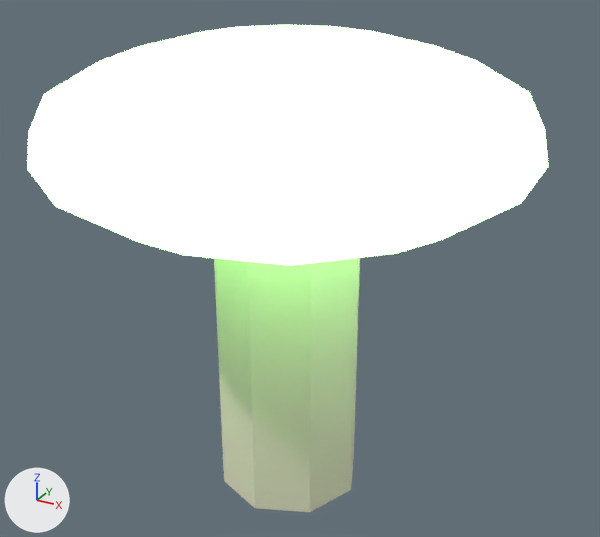
Before and after pictures for a commit that changed the glTF model assets/models/env/whispering_mire/glow_mushroom.glb.
Before and after are seen from a 50 mm camera at (0.602, -1.058, 0.929) aimed at (0.018, 0.003, 0.398). Arrows for +X, +Y and +Z are at lower left; the lights stay in place. The picture after the commit comes second. Vertices at exactly the same position are counted once.

Objects in the first picture: 'glow_mushroom'.
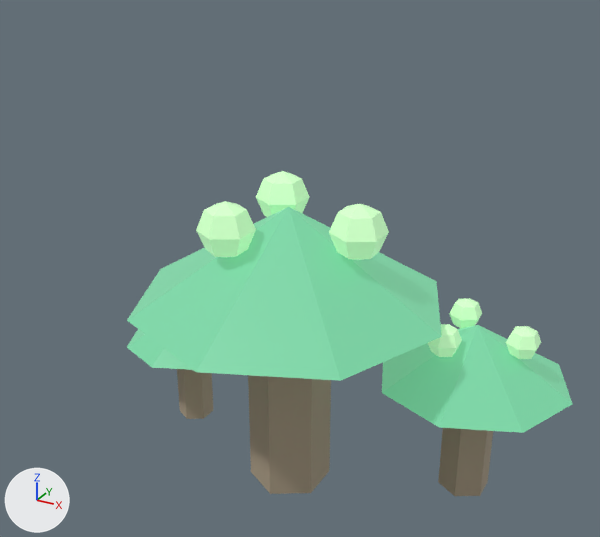
Location of each change, (x1, y1, x2, y2) in pixels of the pictures (600 x 537 px):
'glow_mushroom', recoloured, surface changed, reshaped, moved (15% narrower, 33% shorter): before (27, 25, 548, 512); after (127, 171, 572, 496)
part 1 of me_cylinder, added (beige): after (248, 375, 331, 494)
part 2 of me_cylinder, added (beige): after (438, 428, 493, 496)
part 3 of me_cylinder, added (beige): after (177, 369, 213, 419)
part 4 of me_cylinder, added (green): after (127, 207, 442, 381)
part 5 of me_cylinder, added (green): after (382, 325, 572, 433)
part 6 of me_cylinder, added (green): after (127, 329, 192, 370)
part 7 of me_cylinder, added (green): after (329, 204, 389, 260)
part 8 of me_cylinder, added (green): after (256, 171, 309, 217)
part 9 of me_cylinder, added (green): after (196, 201, 256, 257)
part 10 of me_cylinder, added (green): after (506, 326, 541, 359)
part 11 of me_cylinder, added (green): after (449, 298, 482, 328)
part 12 of me_cylinder, added (green): after (428, 324, 462, 357)
part 13 of me_cylinder, deleted: before (27, 25, 548, 266)
part 14 of me_cylinder, deleted: before (214, 258, 360, 512)

The change, as a diff of the scene's bpy script:
```diff
--- a/assets/models/env/whispering_mire/glow_mushroom.glb.py
+++ b/assets/models/env/whispering_mire/glow_mushroom.glb.py
@@ mat_cap @@
 mat_cap = principled_material('Cap')
-mat_cap.base_color = (0.35, 0.55, 0.15)  # green #a0c46c
+mat_cap.base_color = (0.1, 0.32, 0.2)  # green #59997c
 mat_cap.roughness = 0.45
-mat_cap.emission_color = (0.333, 1.0, 0.278)  # green #9cff90
-mat_cap.emission_strength = 5.4
+mat_cap.emission_color = (0.102, 0.357, 0.187)  # green #5aa178
+mat_cap.emission_strength = 1.0
@@ me_cylinder @@
-me_cylinder.from_pydata(...)  # 102 vertices, 196 faces; spans x -0.384..0.384, y -0.384..0.384, z -0.275..0.484
-me_cylinder.materials.append(mat_stem)  # pale yellow #e1dac4
+me_cylinder.from_pydata(...)  # 291 vertices, 510 faces; spans x -0.385..0.441, y -0.26..0.281, z -0.21..0.315
+# me_cylinder part 1: a new loose piece, a 6-sided cylinder along z spanning x -0.061..0.061, y -0.07..0.07, z -0.21..0.21, in mat_stalk (beige #ad9e86)
+# me_cylinder part 2: a new loose piece, a 6-sided cylinder along z spanning x 0.242..0.318, y 0.077..0.163, z -0.21..0.05, in mat_stalk (beige #ad9e86)
+# me_cylinder part 3: a new loose piece, a 6-sided cylinder along z spanning x -0.289..-0.231, y 0.046..0.114, z -0.21..-0.008, in mat_stalk (beige #ad9e86)
+# me_cylinder part 4: a new loose piece, an 8-sided cone pointing to +z spanning x -0.26..0.26, y -0.26..0.26, z 0.13..0.29, in mat_cap (green #59997c, glowing green #5aa178)
+# me_cylinder part 5: a new loose piece, an 8-sided cone pointing to +z spanning x 0.119..0.441, y -0.041..0.281, z 0.001..0.1, in mat_cap (green #59997c, glowing green #5aa178)
+# me_cylinder part 6: a new loose piece, an 8-sided cone pointing to +z spanning x -0.385..-0.135, y -0.045..0.205, z -0.047..0.03, in mat_cap (green #59997c, glowing green #5aa178)
+# me_cylinder part 7: a new loose piece, a UV sphere (6 segments, 4 rings, poles along z) spanning x 0.081..0.159, y -0.045..0.045, z 0.225..0.315, in mat_spot (green #c4edb3, glowing green #74a07c)
+# me_cylinder part 8: a new loose piece, a UV sphere (6 segments, 4 rings, poles along z) spanning x -0.1..-0.022, y 0.041..0.131, z 0.225..0.315, in mat_spot (green #c4edb3, glowing green #74a07c)
+# me_cylinder part 9: a new loose piece, a UV sphere (6 segments, 4 rings, poles along z) spanning x -0.098..-0.02, y -0.132..-0.042, z 0.225..0.315, in mat_spot (green #c4edb3, glowing green #74a07c)
+# me_cylinder part 10: a new loose piece, a UV sphere (6 segments, 4 rings, poles along z) spanning x 0.33..0.379, y 0.092..0.148, z 0.06..0.116, in mat_spot (green #c4edb3, glowing green #74a07c)
+# me_cylinder part 11: a new loose piece, a UV sphere (6 segments, 4 rings, poles along z) spanning x 0.218..0.267, y 0.146..0.201, z 0.06..0.116, in mat_spot (green #c4edb3, glowing green #74a07c)
+# me_cylinder part 12: a new loose piece, a UV sphere (6 segments, 4 rings, poles along z) spanning x 0.219..0.268, y 0.038..0.094, z 0.06..0.116, in mat_spot (green #c4edb3, glowing green #74a07c)
+# me_cylinder part 13: the loose piece of 86 vertices spanning x -0.384..0.384, y -0.384..0.384, z 0.196..0.484 is deleted
+# me_cylinder part 14: the loose piece of 16 vertices spanning x -0.12..0.12, y -0.12..0.12, z -0.275..0.275 is deleted
+# other edits to the shape of me_cylinder do not show in these pictures
 me_cylinder.materials.append(mat_cap)
+me_cylinder.materials.append(mat_stalk)  # beige #ad9e86
+me_cylinder.materials.append(mat_spot)  # green #c4edb3, glowing green #74a07c
@@ ob_glow_mushroom @@
 ob_glow_mushroom = bpy.data.objects.new('glow_mushroom', me_cylinder)
-ob_glow_mushroom.location = (0.0, 0.0, 0.28)
+ob_glow_mushroom.location = (0.0, 0.0, 0.21)
```
